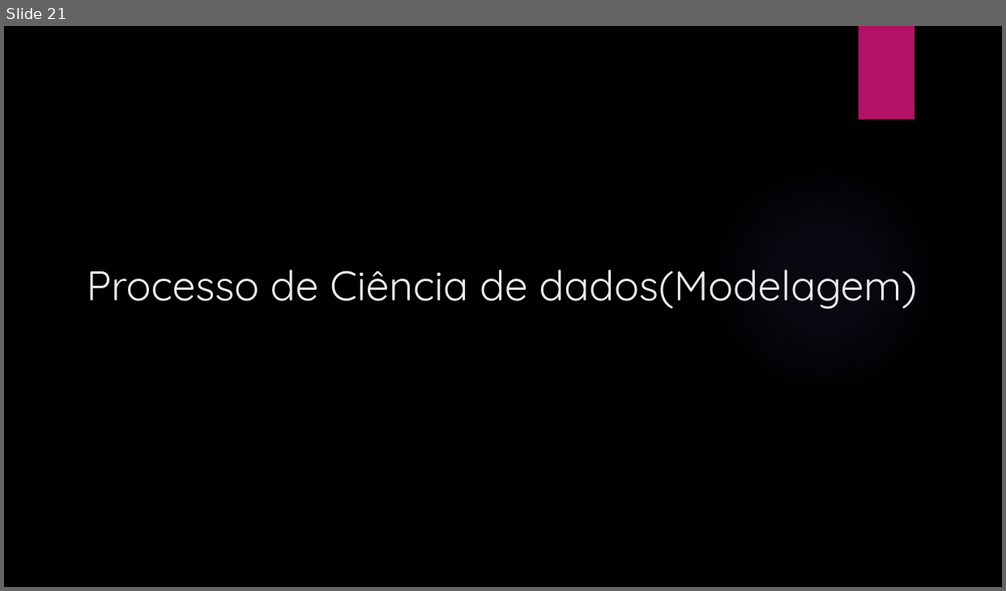
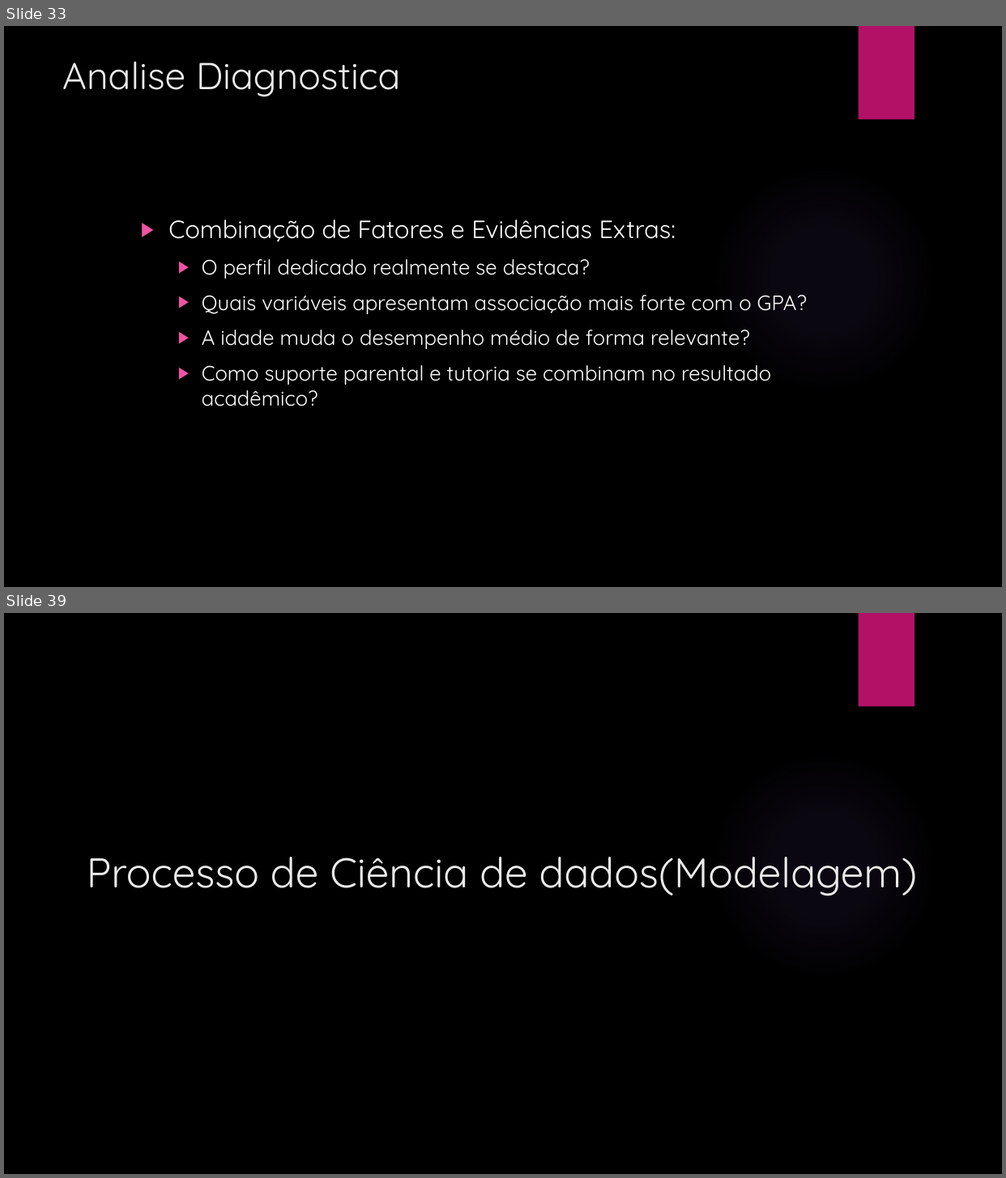
Before and after one commit to elvitin/students_perfomance_topicos_i, a slide deck: docs/Apresentacaotopicos.pptx. Shown one above the other, each under a label of ours: slide 21 before the commit, slides 33 and 39 after it; the slides between them are not shown. The pictures are 1006x591 and 1006x1178 pixels, drawn with LibreOffice and Linux fonts; fonts in the diff are those of the drawing; background and template pictures are left out. Boxes give left, top, right and bottom in pixels: in the first picture for what was removed or moved away, otherwise in the second. Text is boxed around its words. In the diff, an @@ line names an element or a change of style, - is before the commit and + after.

```diff
--- a/docs/Apresentacaotopicos.pptx
+++ b/docs/Apresentacaotopicos.pptx
@@ slide 33 added at <box>4,26,1002,587</box>, background picture (left out); not listed: 2 template elements that a slide beside it also shows @@
@@ title added at <box>62,62,400,97</box>, 36 pt, text #EBEBEB @@
+Analise Diagnostica
@@ text added at <box>168,220,807,407</box>, 20 pt, text #FFFFFF @@
+▶ Combinação de Fatores e Evidências Extras:
+  ▶ O perfil dedicado realmente se destaca?
+  ▶ Quais variáveis apresentam associação mais forte com o GPA?
+  ▶ A idade muda o desempenho médio de forma relevante?
+  ▶ Como suporte parental e tutoria se combinam no resultado acadêmico?
@@ what was slide 21 is now slide 39 @@
```
Also in this commit, not shown: 2 slides changed, 21 other slides added, 4 slides removed, 4 other files.
